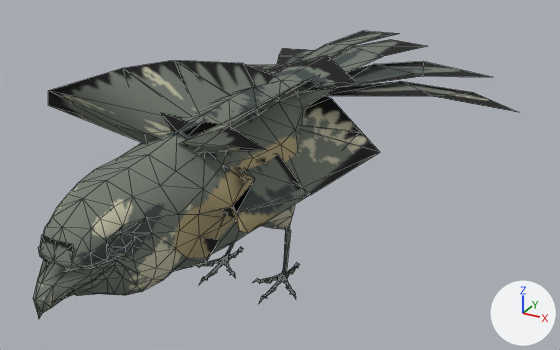
A saved change to the glTF model apps/client/src/props/art-study/source-bird/bird-wing-bars.glb.
Both versions are drawn from a 50 mm lens placed at (0.361, -0.649, 0.416), pointed at (0.008, -0.006, 0.095). Arrows for +X, +Y and +Z are at lower right; the lights stay in place. The picture after the commit comes second. Mesh edges are drawn as thin lines. Vertices at exactly the same position are counted once.

The older version as bpy lines, for what is in view:
```python
me_bird_shrike1_003 = bpy.data.meshes.new('bird_shrike1.003')
me_bird_shrike1_003.from_pydata(...)  # 534 vertices, 996 faces; spans x -0.052..0.052, y -0.076..0.102, z 0.0..0.061
me_bird_shrike1_003.materials.append(mat_bird_authored_coat_002)
ob_bird_wing_bars_runtime_mesh = bpy.data.objects.new('bird-wing-bars runtime mesh', me_bird_shrike1_003)
ob_bird_wing_bars_runtime_mesh.location = (0.0, -0.0499, 0.0)
ob_bird_wing_bars_runtime_mesh.scale = (3.78, 3.78, 3.78)
```
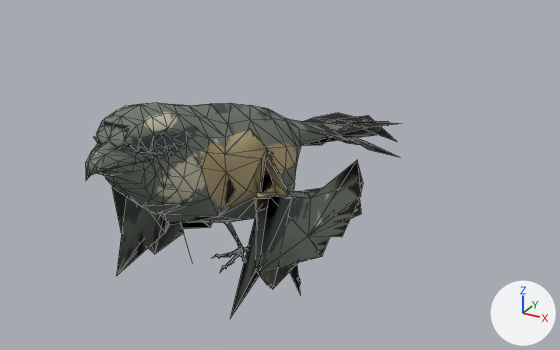
Changed parts and their boxes [x1, y1, x2, y2] in the pictures (560 x 350 px; the box of a moved part takes in the faces that stretch with it):
```json
{"object": "bird-wing-bars runtime mesh", "change": "reshaped, moved, rescaled", "before": [33, 31, 517, 318], "after": [85, 103, 400, 318], "on screen": "35% narrower, 25% shorter"}
{"part": 1, "of": "me_bird_shrike1_003", "change": "moved or reshaped", "before": [331, 40, 427, 73], "after": [345, 137, 398, 157]}
{"part": 2, "of": "me_bird_shrike1_003", "change": "moved or reshaped", "before": [324, 81, 517, 112], "after": [322, 122, 400, 137]}
{"part": 3, "of": "me_bird_shrike1_003", "change": "moved or reshaped", "before": [249, 65, 276, 72], "after": [303, 113, 388, 128], "on screen": "mostly hidden before"}
{"part": 4, "of": "me_bird_shrike1_003", "change": "moved or reshaped", "before": [293, 31, 398, 63], "after": [339, 139, 360, 145]}
{"part": 5, "of": "me_bird_shrike1_003", "change": "moved or reshaped", "before": [33, 48, 490, 318], "after": [85, 103, 396, 318]}
```

Edits to the scene script, one JSON object a line:
```json
{"block": "me_bird_shrike1_003", "where": "# used by ob_bird_wing_bars_runtime_mesh; location = (0.0, -0.0499, 0.0); scale = (3.78, 3.78, 3.78)"}
{"op": "remove", "block": "me_bird_shrike1_003", "code": "me_bird_shrike1_003.from_pydata(...)  # 534 vertices, 996 faces; spans x -0.052..0.052, y -0.076..0.102, z 0.0..0.061"}
{"op": "add", "block": "me_bird_shrike1_003", "code": "me_bird_shrike1_003.from_pydata(...)  # 534 vertices, 994 faces; spans x -0.024..0.024, y -0.077..0.094, z 0.0..0.071"}
{"block": "me_bird_shrike1_003", "change": "me_bird_shrike1_003 part 1: the loose piece of 6 vertices spanning x -0.001..0.013, y 0.028..0.098, z 0.043..0.049 is turned -21.8 degrees about the x axis through its middle, then moved by (0.0, -0.005, -0.023)"}
{"block": "me_bird_shrike1_003", "change": "me_bird_shrike1_003 part 2: the loose piece of 6 vertices spanning x 0.001..0.052, y 0.023..0.081, z 0.034..0.045 is multiplied about its middle by the matrix ((0.763, -0.645, -0.043), (0.646, 0.762, 0.049), (0.001, -0.065, 0.998)), then moved by (-0.023, 0.005, -0.011)"}
{"block": "me_bird_shrike1_003", "change": "me_bird_shrike1_003 part 3: the loose piece of 6 vertices spanning x -0.052..-0.001, y 0.023..0.081, z 0.034..0.045 is multiplied about its middle by the matrix ((0.763, 0.645, 0.043), (-0.646, 0.762, 0.049), (-0.001, -0.065, 0.998)), then moved by (0.023, 0.005, -0.011)"}
{"block": "me_bird_shrike1_003", "change": "me_bird_shrike1_003 part 4: the loose piece of 6 vertices spanning x -0.013..0.001, y 0.028..0.102, z 0.045..0.049 is turned -21.8 degrees about the x axis through its middle, then moved by (0.0, -0.005, -0.023)"}
{"block": "me_bird_shrike1_003", "change": "me_bird_shrike1_003 part 5: 378 of 534 vertices moved; they spanned x -0.039..0.039, y -0.076..0.097, z 0.001..0.061 and now span x -0.024..0.024, y -0.077..0.093, z 0.0..0.071; mean shift (0.0, -0.003, 0.009); largest move (0.028, -0.04, 0.055) -> (-0.02, -0.012, 0.0)"}
{"op": "set", "path": "ob_bird_wing_bars_runtime_mesh.location", "old": "(0.0, -0.0499, 0.0)", "new": "(0.0, -0.0265, 0.0)"}
{"op": "set", "path": "ob_bird_wing_bars_runtime_mesh.scale", "old": "(3.78, 3.78, 3.78)", "new": "(3.24, 3.24, 3.24)"}
```
